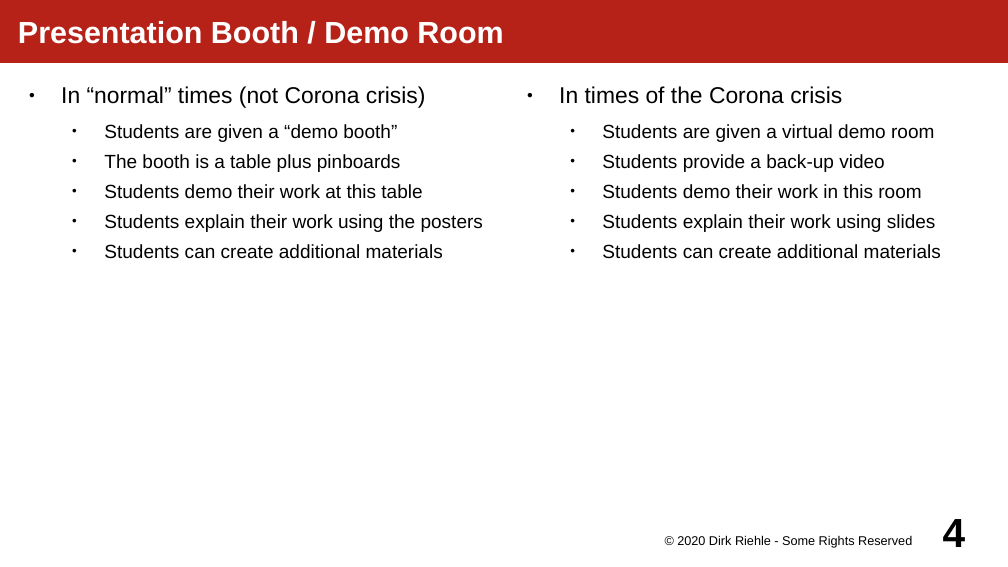
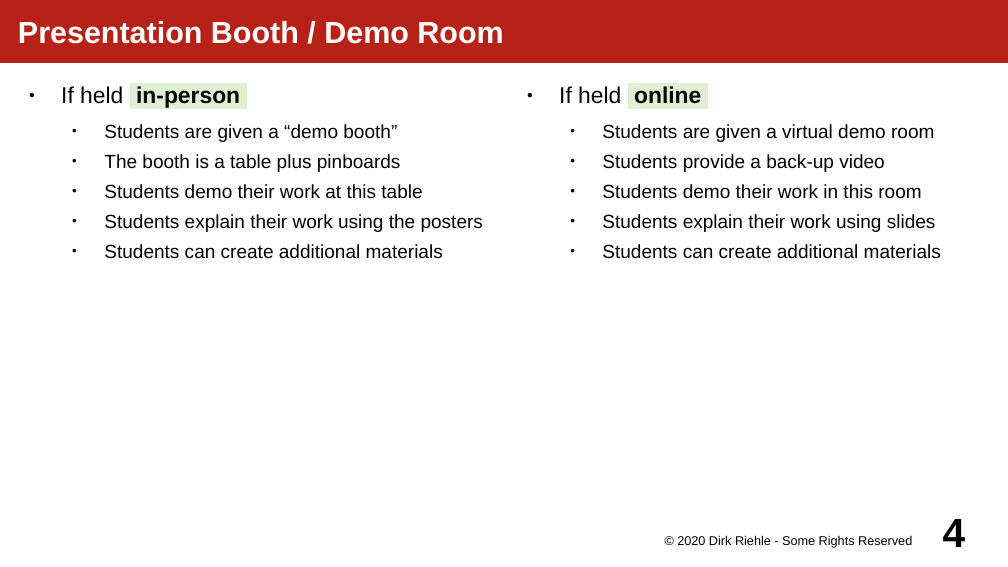
Before and after one commit to dirkriehle/amos-course, a slide deck: slide 4 of Lecture slides/AMOS H01 - Demo Day Preparation.odp. Drawn at 1008x567 pixels with LibreOffice and Linux fonts; fonts in the diff are those of the drawing. Boxes give left, top, right and bottom in pixels: in the first picture for what was removed or moved away, otherwise in the second. Text is boxed around its words. In the diff, an @@ line names an element or a change of style, - is before the commit and + after.

Commit message:
Demo day!

```diff
--- a/Lecture slides/AMOS H01 - Demo Day Preparation.odp
+++ b/Lecture slides/AMOS H01 - Demo Day Preparation.odp
@@ text at (61,86,240,108): text changed; bold on @@
-● In “normal” times (not Corona crisis)
+● If held in-person
@@ text at (559,86,701,104): text changed @@
-● In times of the Corona crisis
+● If held online
```
Also in this commit, not shown: 3 other slides changed, 4 other files.
